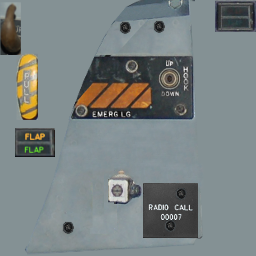
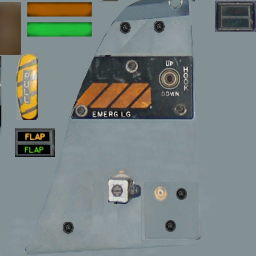
Layers edited between the first and the second w=256, h=256 image:
added layer "Pasted Layer #7" above "flaps-unlit" over left=27, top=2, right=92, bottom=37
added layer "rework text" above "panel-legends" over left=0, top=0, right=208, bottom=245
added layer "Layer #1" above "Pasted Layer #3" over left=18, top=132, right=50, bottom=154
added layer "Pasted Layer #4" above "screws-call" over left=165, top=188, right=188, bottom=233
painted on "screws-call" over left=143, top=183, right=198, bottom=238
painted on "call" over left=143, top=183, right=198, bottom=237
showed "Pasted Layer" over left=0, top=0, right=204, bottom=255
added layer "Pasted Layer #6" above "Pasted Layer #5" over left=142, top=182, right=202, bottom=240
added layer "Pasted Layer #5" above "Layer" over left=0, top=0, right=217, bottom=256
